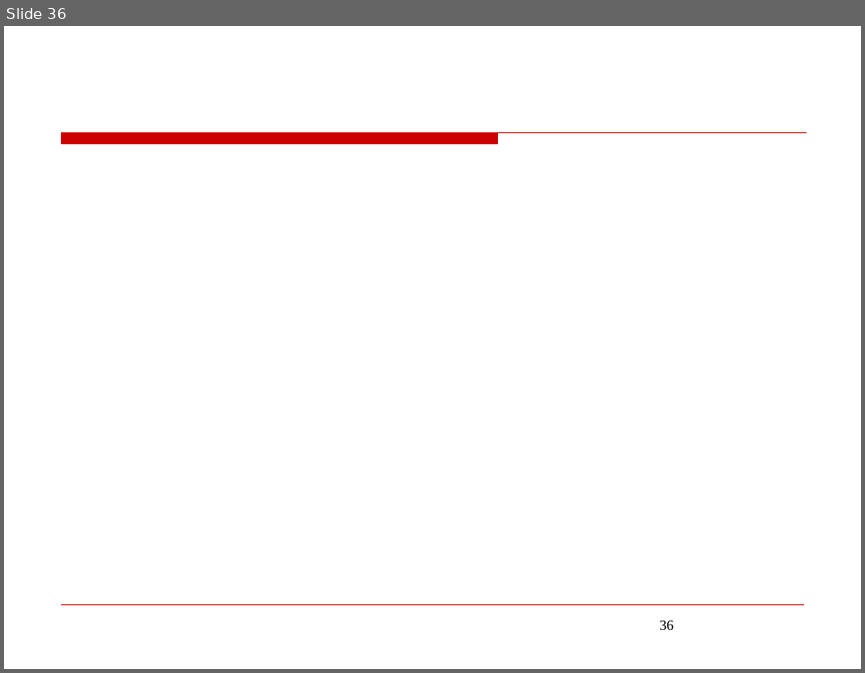
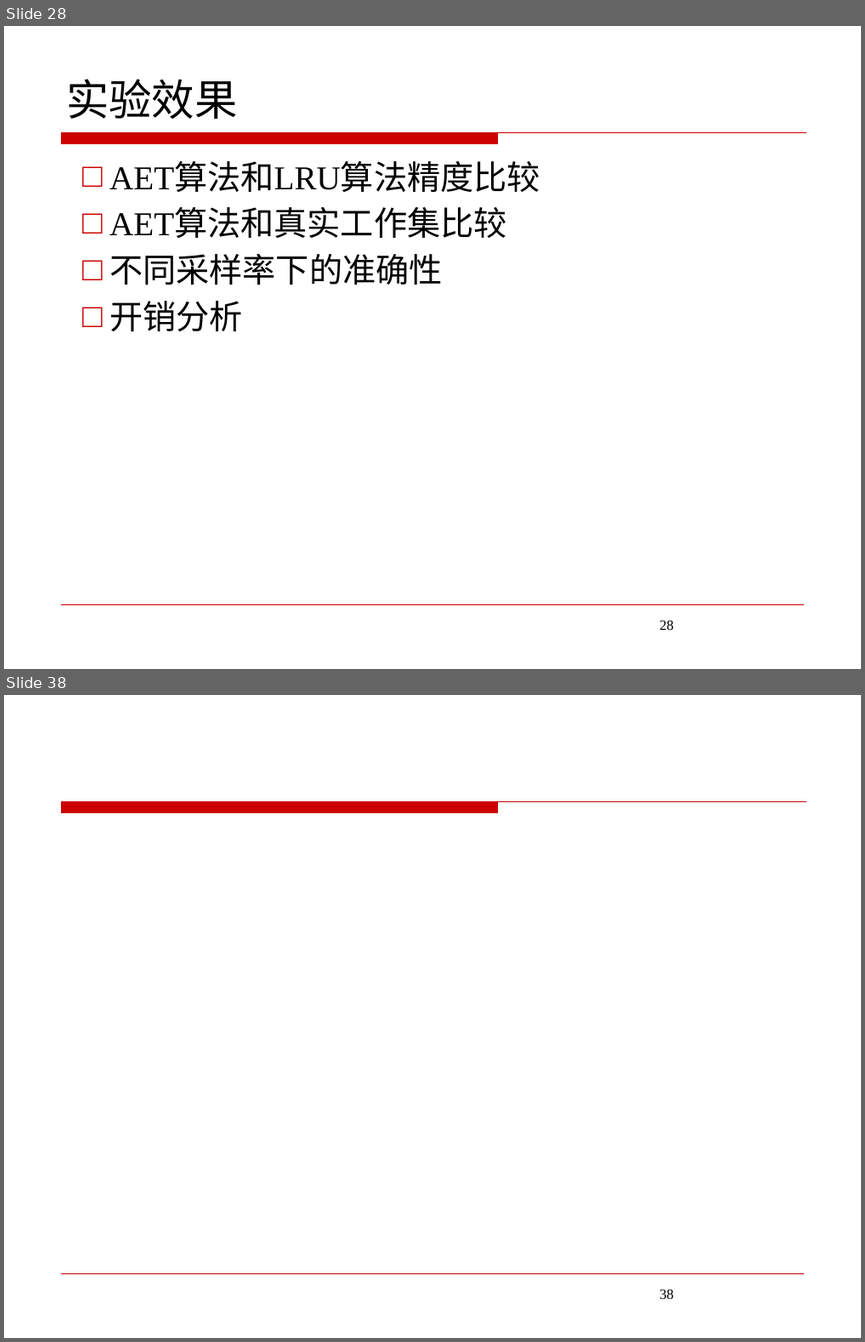
Before and after one commit to JoeHF/aet_data, a slide deck: 答辩/答辩ppt.pptx. Shown one above the other, each under a label of ours: slide 36 before the commit, slides 28 and 38 after it; the slides between them are not shown. The pictures are 865x673 and 865x1342 pixels, drawn with LibreOffice and Linux fonts; fonts in the diff are those of the drawing; background and template pictures are left out. Boxes give left, top, right and bottom in pixels: in the first picture for what was removed or moved away, otherwise in the second. Text is boxed around its words. In the diff, an @@ line names an element or a change of style, - is before the commit and + after.

```diff
--- a/答辩/答辩ppt.pptx
+++ b/答辩/答辩ppt.pptx
@@ slide 28 added at (4,26,861,669), background #FFFFFF; not listed: 2 template elements that a slide beside it also shows @@
@@ title added at (66,79,238,119), 36 pt, text #000000 @@
+实验效果
@@ text added at (109,163,540,332), 28 pt, text #000000 @@
+□ AET算法和LRU算法精度比较
+□ AET算法和真实工作集比较
+□ 不同采样率下的准确性
+□ 开销分析
@@ page number added at (659,620,674,630), 12 pt, text #000000 @@
+28
@@ what was slide 36 is now slide 38 @@
@@ page number at (659,1289,674,1299): text changed @@
-36
+38
```
Also in this commit, not shown: 9 slides changed, 22 other slides added, 19 slides removed, 11 other files.
